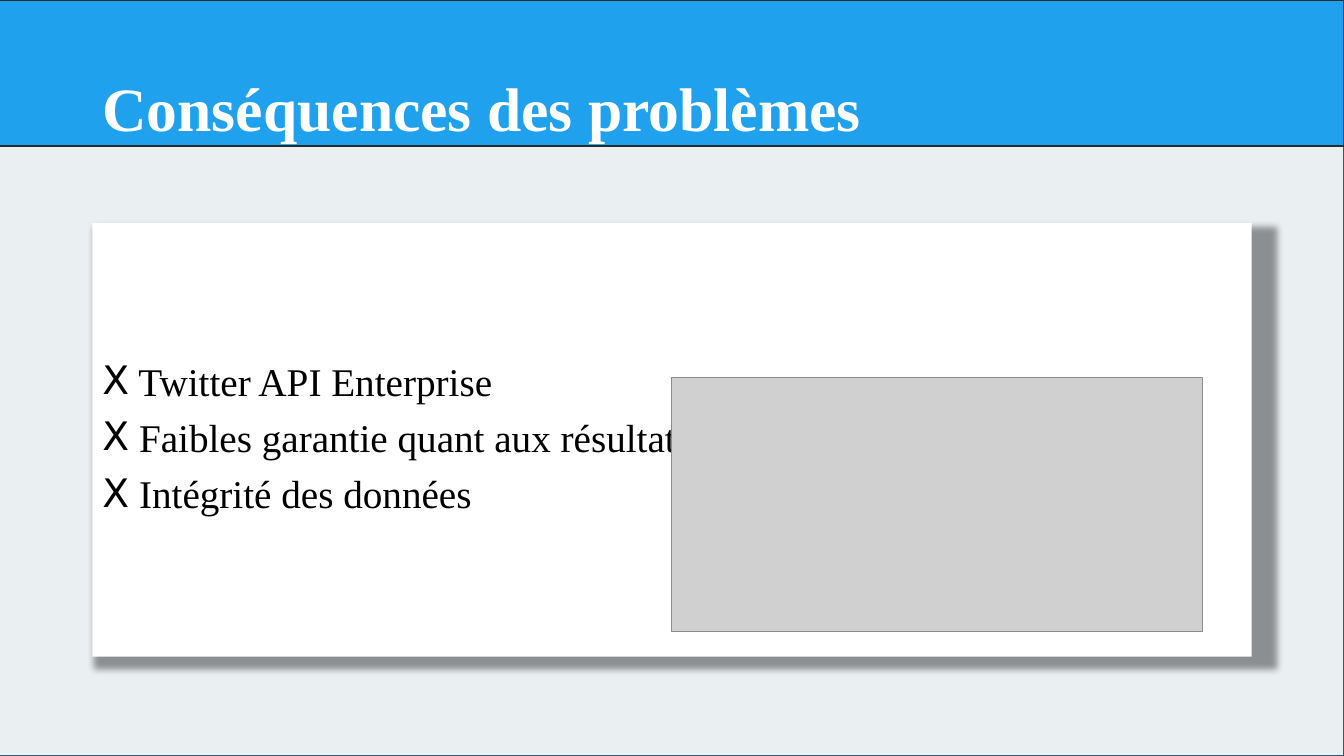
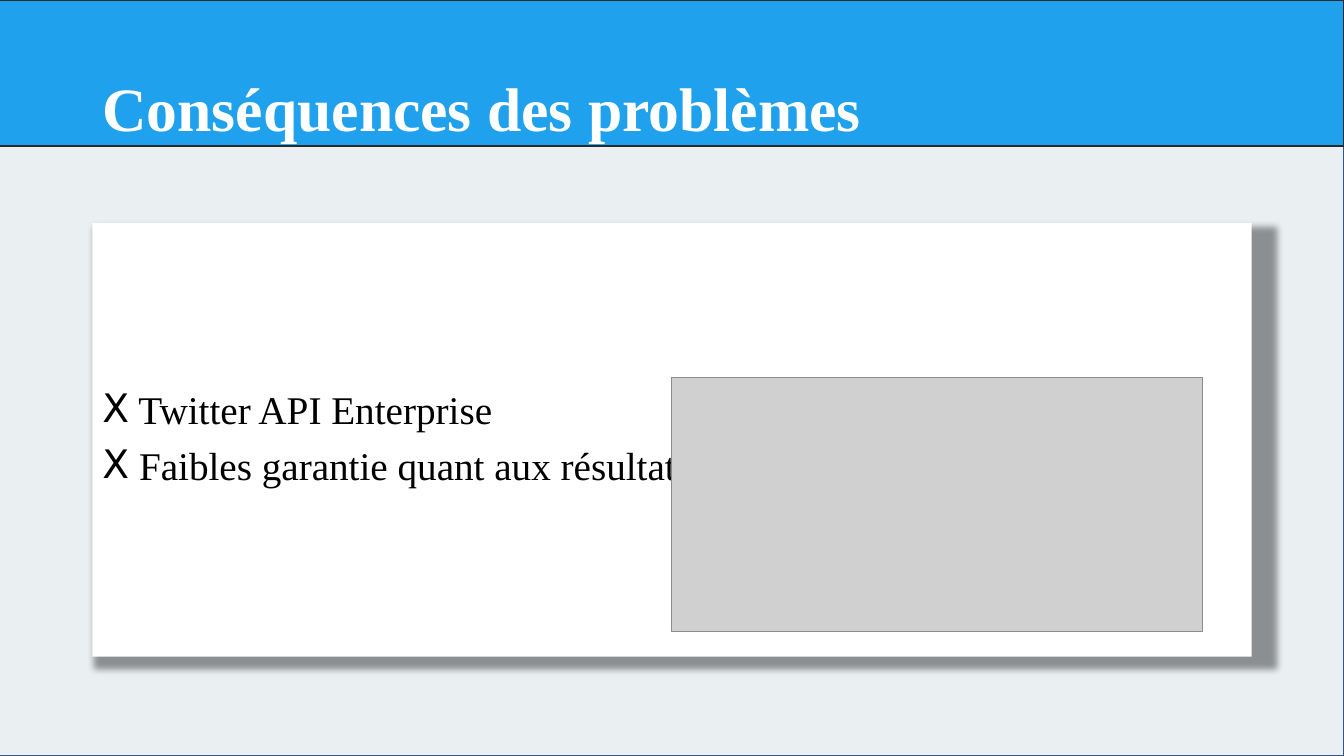
Before and after one commit to DDejviDD/TweetAnalyser-Report, a slide deck: slide 5 of TweetAnalyser3.pptx. Drawn at 1344x756 pixels with LibreOffice and Linux fonts; fonts in the diff are those of the drawing; grey boxes stand for pictures. Boxes give left, top, right and bottom in pixels: in the first picture for what was removed or moved away, otherwise in the second. Text is boxed around its words. In the diff, an @@ line names an element or a change of style, - is before the commit and + after.

```diff
--- a/TweetAnalyser3.pptx
+++ b/TweetAnalyser3.pptx
@@ text at (139, 480, 471, 516): paragraph removed @@
-Ⅹ Intégrité des données
```
Also in this commit, not shown: 1 other slide changed.
